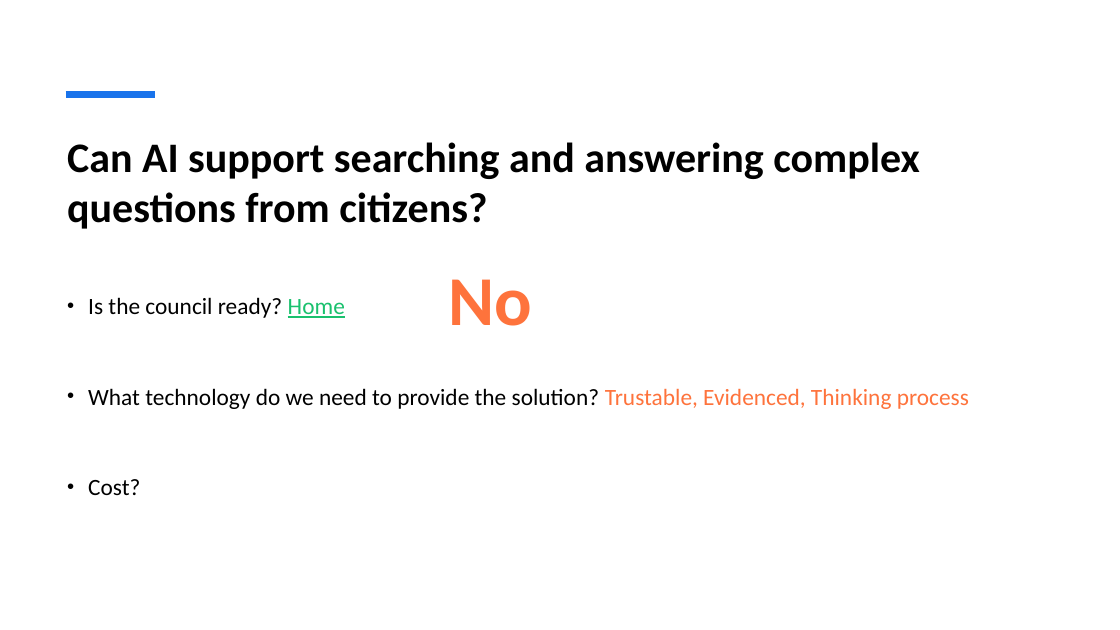
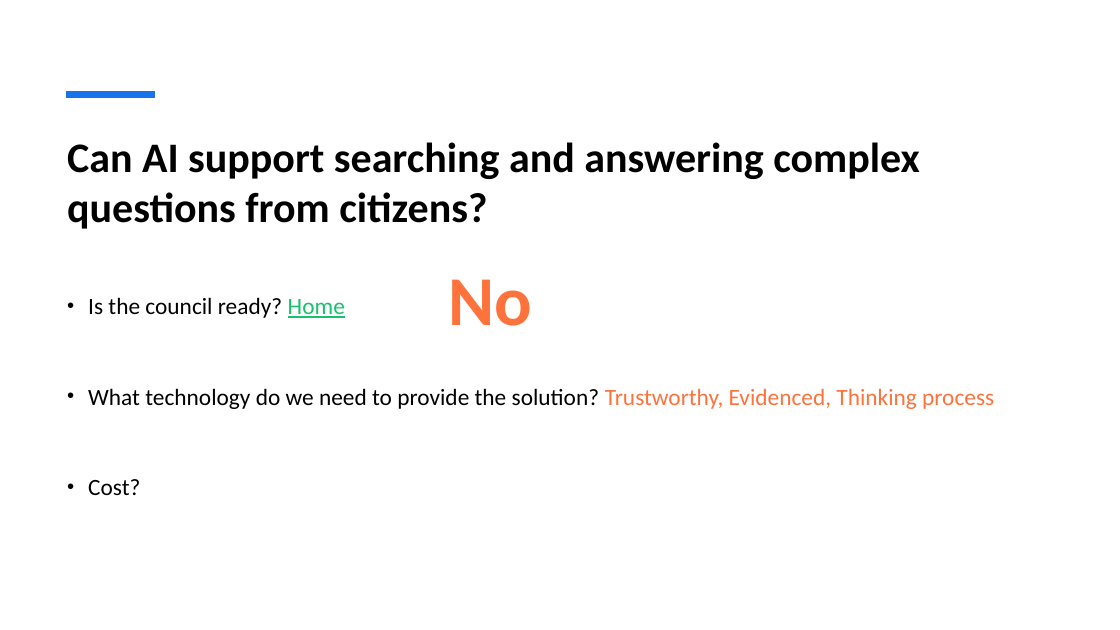
Before and after one commit to ctsallis/frontiers_in_ai_and_data_science, a slide deck: slide 4 of content/Lectures/Semester 1/Week 17-18/1 Lecture/1.18 A Case Study of a RAG and MCP LLM System (Lecture).pptx. Drawn at 1120x630 pixels with LibreOffice and Linux fonts; fonts in the diff are those of the drawing. Boxes give left, top, right and bottom in pixels: in the first picture for what was removed or moved away, otherwise in the second. Text is boxed around its words. In the diff, an @@ line names an element or a change of style, - is before the commit and + after.

```diff
--- a/content/Lectures/Semester 1/Week 17-18/1 Lecture/1.18 A Case Study of a RAG and MCP LLM System (Lecture).pptx
+++ b/content/Lectures/Semester 1/Week 17-18/1 Lecture/1.18 A Case Study of a RAG and MCP LLM System (Lecture).pptx
@@ text at (88,388,994,409): text changed @@
-• What technology do we need to provide the solution? Trustable, Evidenced, Thinking process
+• What technology do we need to provide the solution? Trustworthy, Evidenced, Thinking process
```
Also in this commit, not shown: 3 other slides changed, 1 other file.
